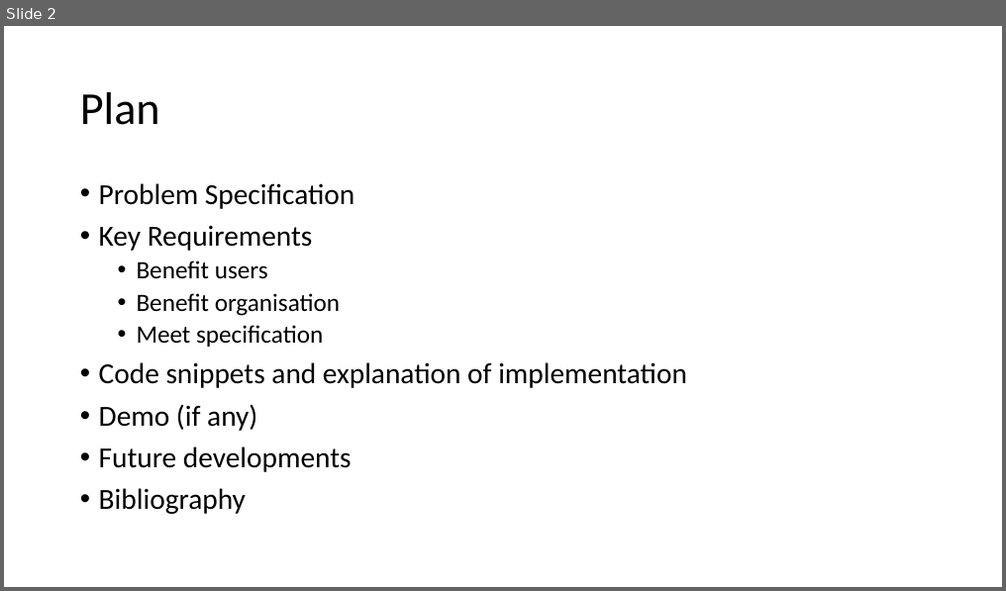
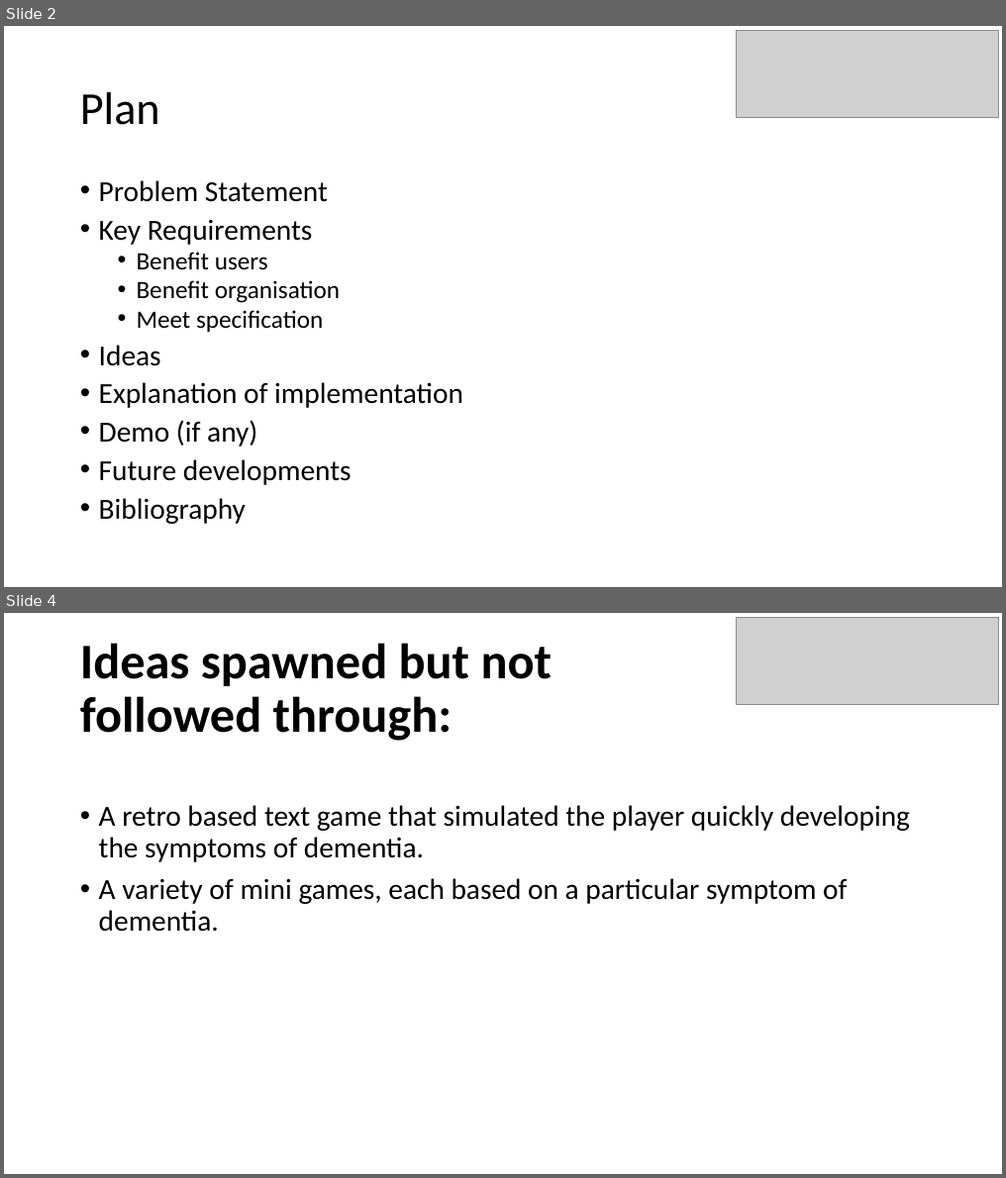
Before and after one commit to Ldn2016/team-11, a slide deck: _presentation/Team 11 Presentation.pptx. Shown one above the other, each under a label of ours: slide 2 before the commit, slides 2 and 4 after it; the slides between them are not shown. The pictures are 1006x591 and 1006x1178 pixels, drawn with LibreOffice and Linux fonts; fonts in the diff are those of the drawing; grey boxes stand for pictures. Boxes give left, top, right and bottom in pixels: in the first picture for what was removed or moved away, otherwise in the second. Text is boxed around its words. In the diff, an @@ line names an element or a change of style, - is before the commit and + after.

```diff
--- a/_presentation/Team 11 Presentation.pptx
+++ b/_presentation/Team 11 Presentation.pptx
@@ slide 4 added at bbox=[4, 613, 1002, 1174], background #FFFFFF @@
@@ picture added at bbox=[737, 617, 998, 704] @@
@@ title added at bbox=[80, 643, 552, 741], 48 pt, text #000000, bold @@
+Ideas spawned but not
+followed through:
@@ text added at bbox=[99, 805, 910, 932], 28 pt, text #000000 @@
+• A retro based text game that simulated the player quickly developing the symptoms of dementia.
+• A variety of mini games, each based on a particular symptom of dementia.
@@ slide 2 changed as well @@
@@ picture added at bbox=[737, 30, 998, 117] @@
@@ text at bbox=[99, 180, 328, 202]: text changed @@
-• Problem Specification
+• Problem Statement
@@ text at bbox=[99, 220, 351, 524]: line spacing 0.9 to 0.8 @@
@@ text at bbox=[99, 345, 463, 408]: text changed @@
-• Code snippets and explanation of implementation
+• Ideas
+• Explanation of implementation
```
Also in this commit, not shown: 5 other slides changed, 1 other slide added, 1 slide removed.
